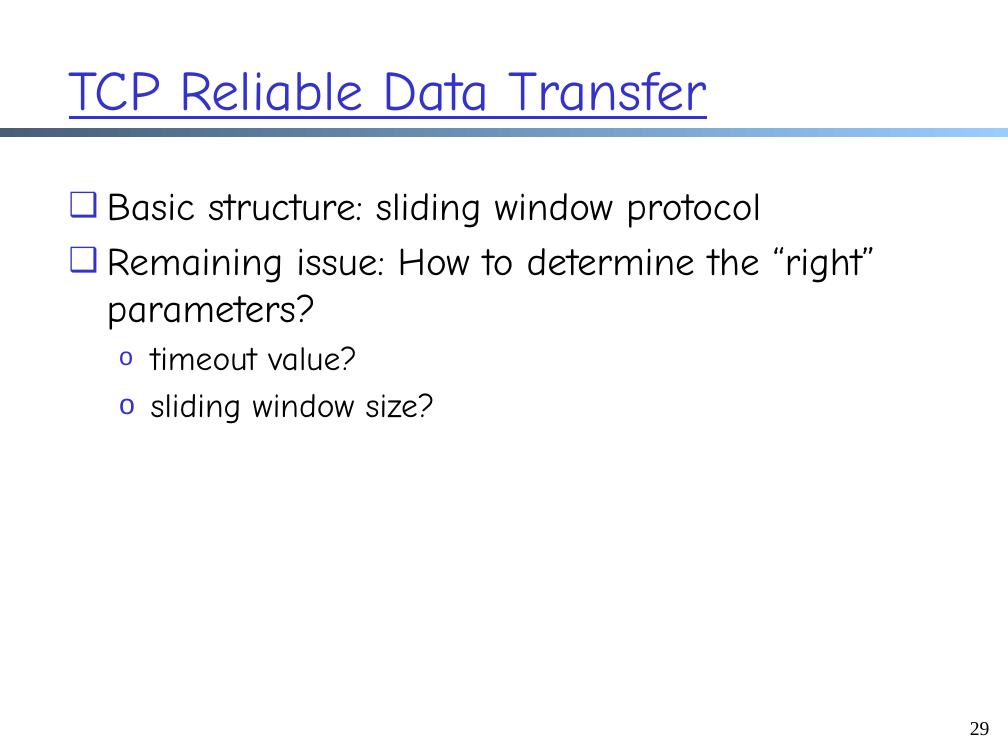
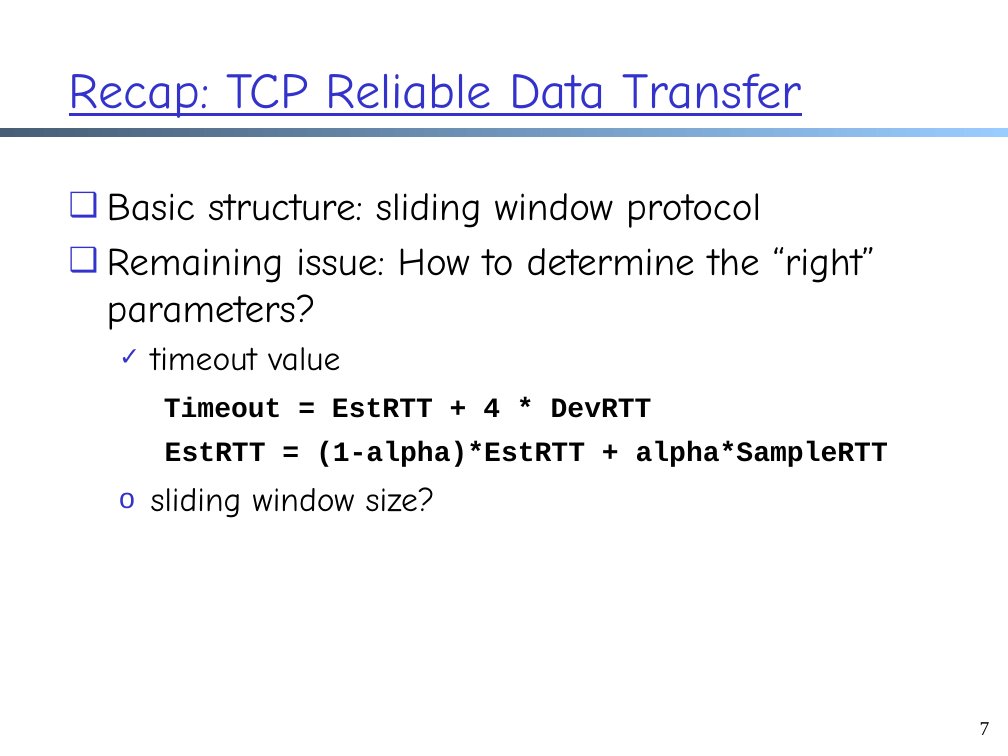
Before and after one commit to xiangq27/xiangq27.github.io, a slide deck: slide 7 of courses/cnns-xmuf21/files/lectures/transport-cc-aimd-reno.pptx (slide 29 before the commit). Drawn at 1008x756 pixels with LibreOffice and Linux fonts; fonts in the diff are those of the drawing. Boxes give left, top, right and bottom in pixels: in the first picture for what was removed or moved away, otherwise in the second. Text is boxed around its words. In the diff, an @@ line names an element or a change of style, - is before the commit and + after.

```diff
--- a/courses/cnns-xmuf21/files/lectures/transport-cc-aimd-reno.pptx
+++ b/courses/cnns-xmuf21/files/lectures/transport-cc-aimd-reno.pptx
@@ text at (69, 73, 802, 118): text changed; size 40 to 36 pt @@
-TCP Reliable Data Transfer
+Recap: TCP Reliable Data Transfer
@@ text at (151, 347, 340, 371): text changed @@
-  o timeout value?
+  ✓ timeout value
@@ text added at (164, 397, 652, 418), 20 pt, text #000000, bold @@
+Timeout = EstRTT + 4 * DevRTT
@@ text added at (165, 441, 888, 467), 20 pt, text #000000, bold @@
+EstRTT = (1-alpha)*EstRTT + alpha*SampleRTT
@@ page number at (980, 722, 990, 735): text changed @@
-29
+7
```
Also in this commit, not shown: 29 other slides changed, 5 slides added, 30 slides removed, 13 other files.
